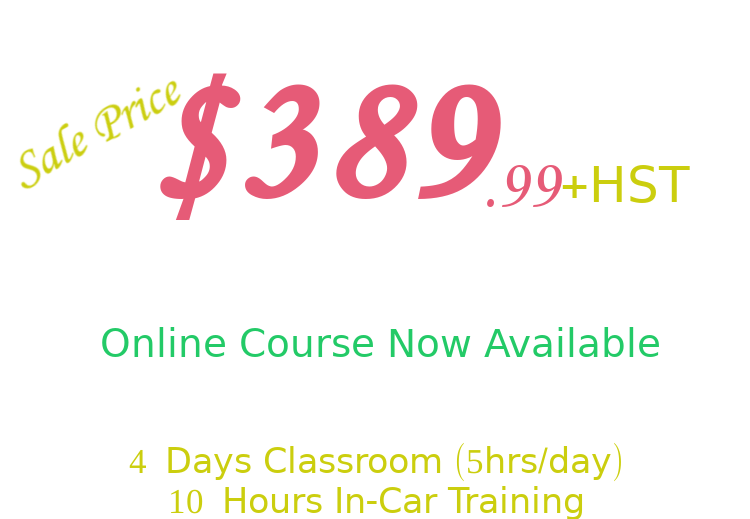
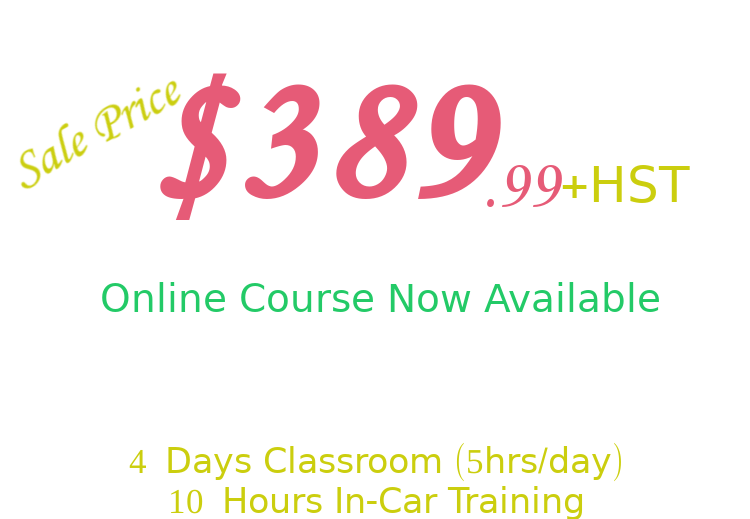
Layer changes from the first 750x519 image to the second:
renamed "Valid For February, March ..." to "Valid For April & May 2021 Cou...", painted on it over [102, 282, 659, 357]
